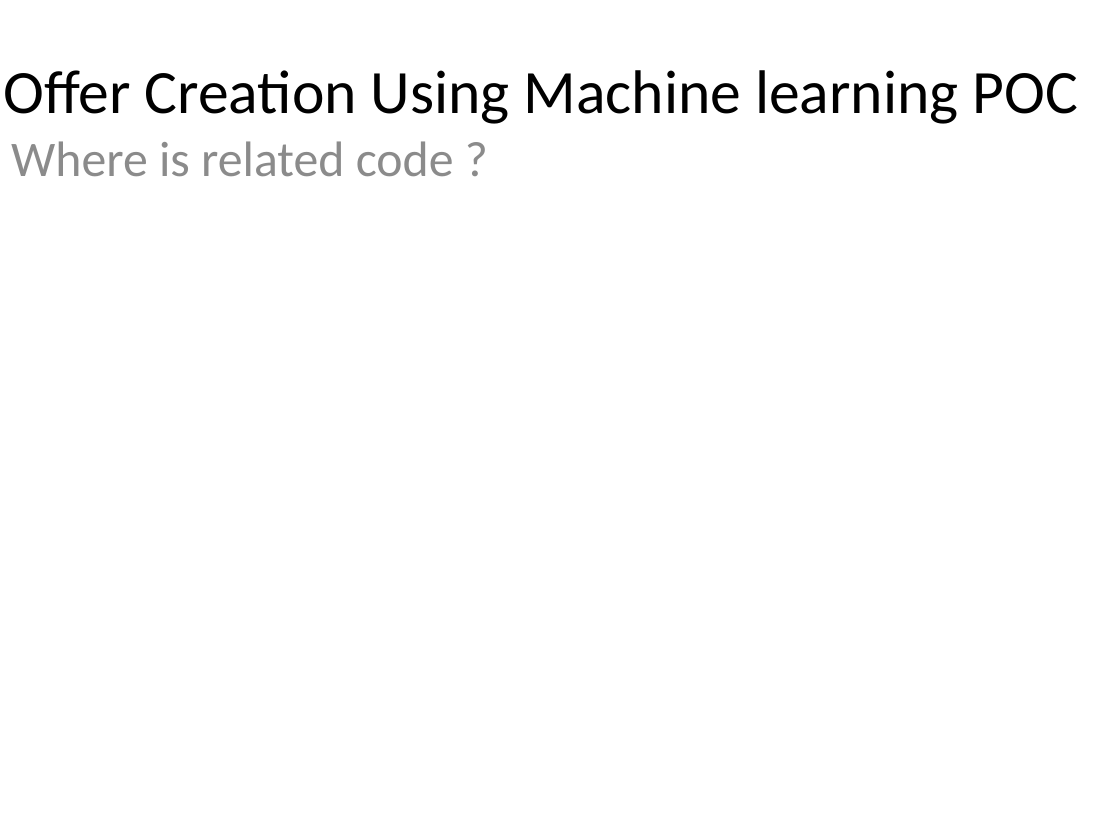
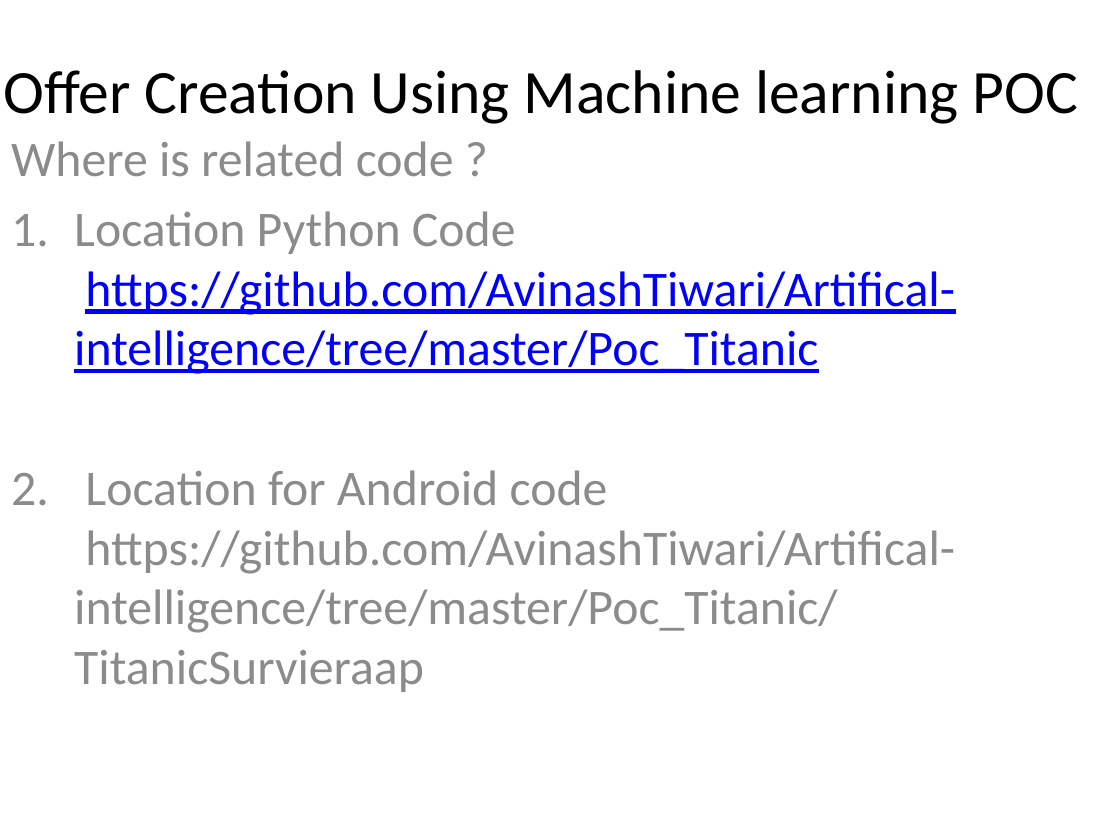
Before and after one commit to AvinashTiwari/Artifical-intelligence, a slide deck: slide 17 of Poc_Titanic/Binary_Decision_ML.pptx. Drawn at 1120x840 pixels with LibreOffice and Linux fonts; fonts in the diff are those of the drawing. Boxes give left, top, right and bottom in pixels: in the first picture for what was removed or moved away, otherwise in the second. Text is boxed around its words. In the diff, an @@ line names an element or a change of style, - is before the commit and + after.

```diff
--- a/Poc_Titanic/Binary_Decision_ML.pptx
+++ b/Poc_Titanic/Binary_Decision_ML.pptx
@@ text at <box>74,211,955,692</box>: paragraphs added @@
+1. Location Python Code
+   https://github.com/AvinashTiwari/Artifical-intelligence/tree/master/Poc_Titanic
+2. Location for Android code
+   https://github.com/AvinashTiwari/Artifical-intelligence/tree/master/Poc_Titanic/TitanicSurvieraap
```
Also in this commit, not shown: 1 slide added, 1 slide removed, 3 other files.
